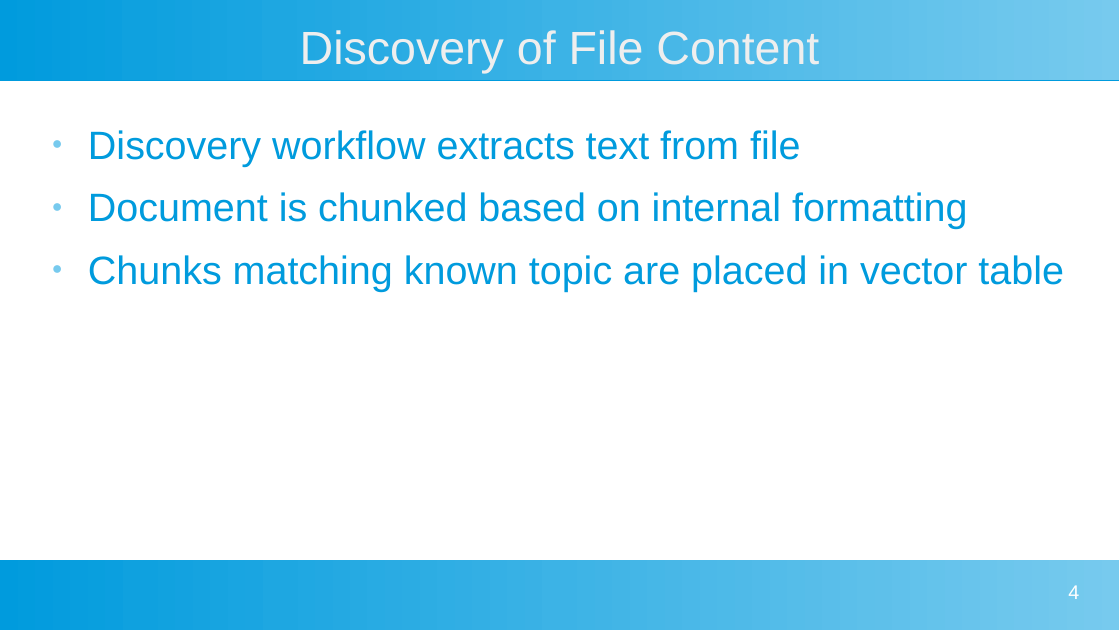
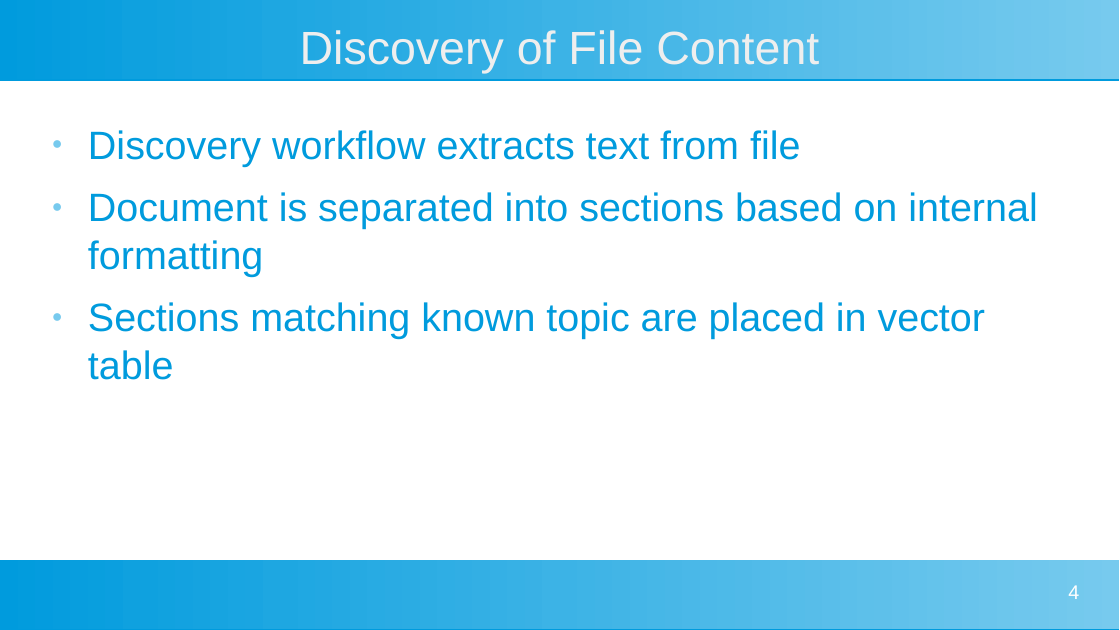
Before and after one commit to DarlowieTechnology/a_bridge_too_far, a slide deck: slide 4 of architecture/Discovery Workflow.pptx. Drawn at 1120x630 pixels with LibreOffice and Linux fonts; fonts in the diff are those of the drawing. Boxes give left, top, right and bottom in pixels: in the first picture for what was removed or moved away, otherwise in the second. Text is boxed around its words. In the diff, an @@ line names an element or a change of style, - is before the commit and + after.

Commit message:
Discover tests

```diff
--- a/architecture/Discovery Workflow.pptx
+++ b/architecture/Discovery Workflow.pptx
@@ text at (x1=88, y1=192, x2=1037, y2=380): text changed @@
-● Document is chunked based on internal formatting
-● Chunks matching known topic are placed in vector table
+● Document is separated into sections based on internal formatting
+● Sections matching known topic are placed in vector table
```
Also in this commit, not shown: 2 other slides changed, 1 slide added, 4 other files.
